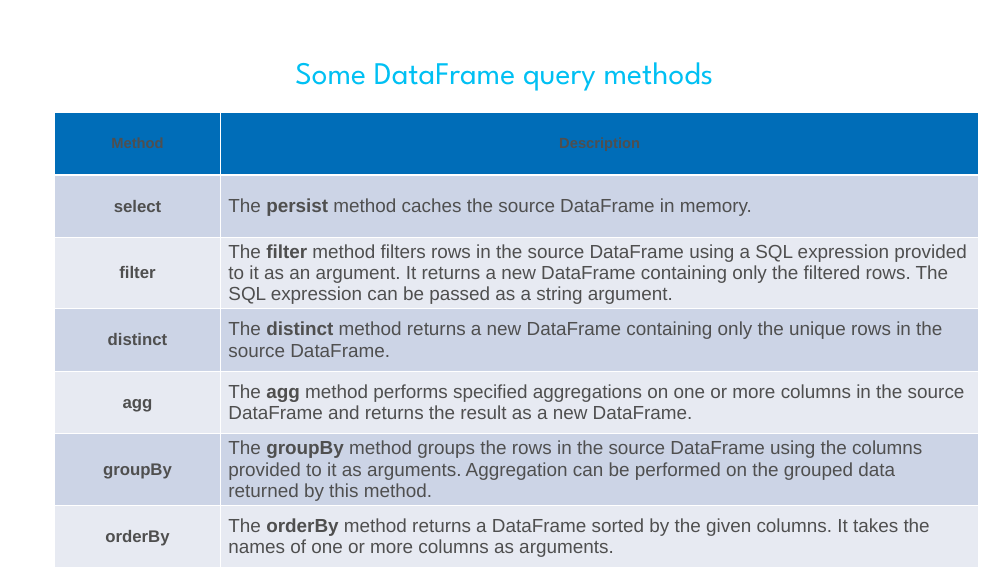
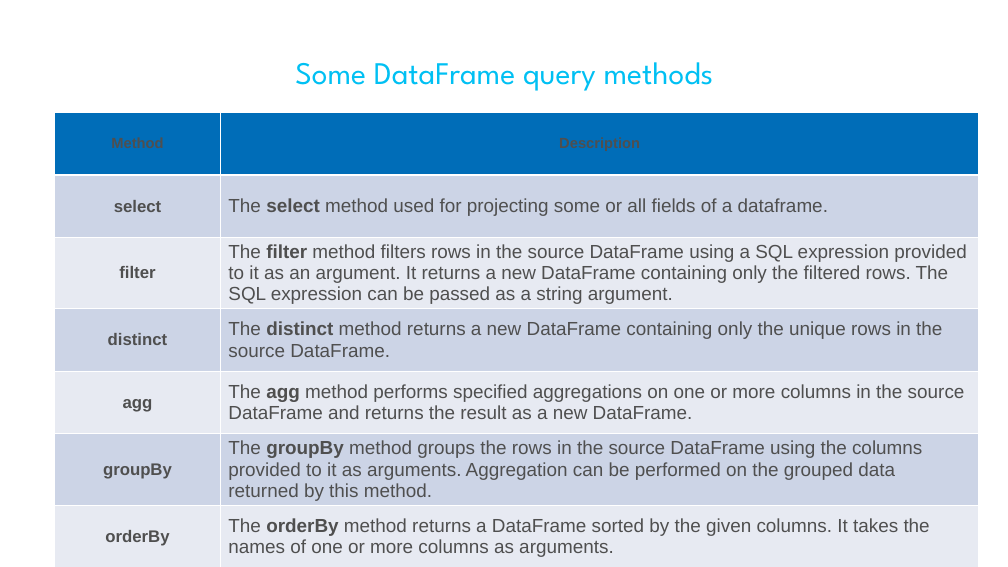
Before and after one commit to Gigaspaces/insightedge-training, a slide deck: slide 37 of presentation/Structured API & DataFrame.pptx. Drawn at 1008x567 pixels with LibreOffice and Linux fonts; fonts in the diff are those of the drawing; background and template pictures are left out. Boxes give left, top, right and bottom in pixels: in the first picture for what was removed or moved away, otherwise in the second. Text is boxed around its words. In the diff, an @@ line names an element or a change of style, - is before the commit and + after.

Commit message:
Fixed the DataFrame query methods - select

```diff
--- a/presentation/Structured API & DataFrame.pptx
+++ b/presentation/Structured API & DataFrame.pptx
@@ table at <box>54,113,979,567</box> @@
-row 2, column 2: The persist method caches the source DataFrame in memory.
+row 2, column 2: The select method used for projecting some or all fields of a dataframe.
```
